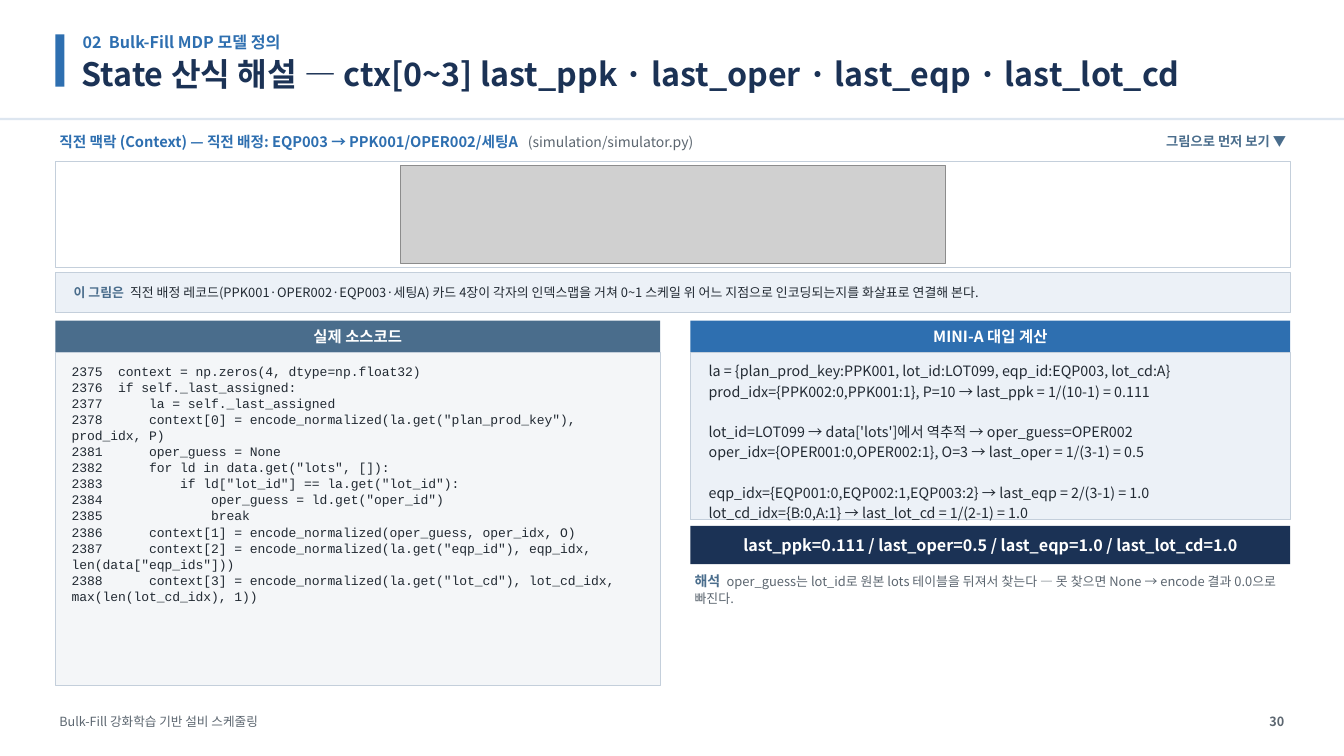
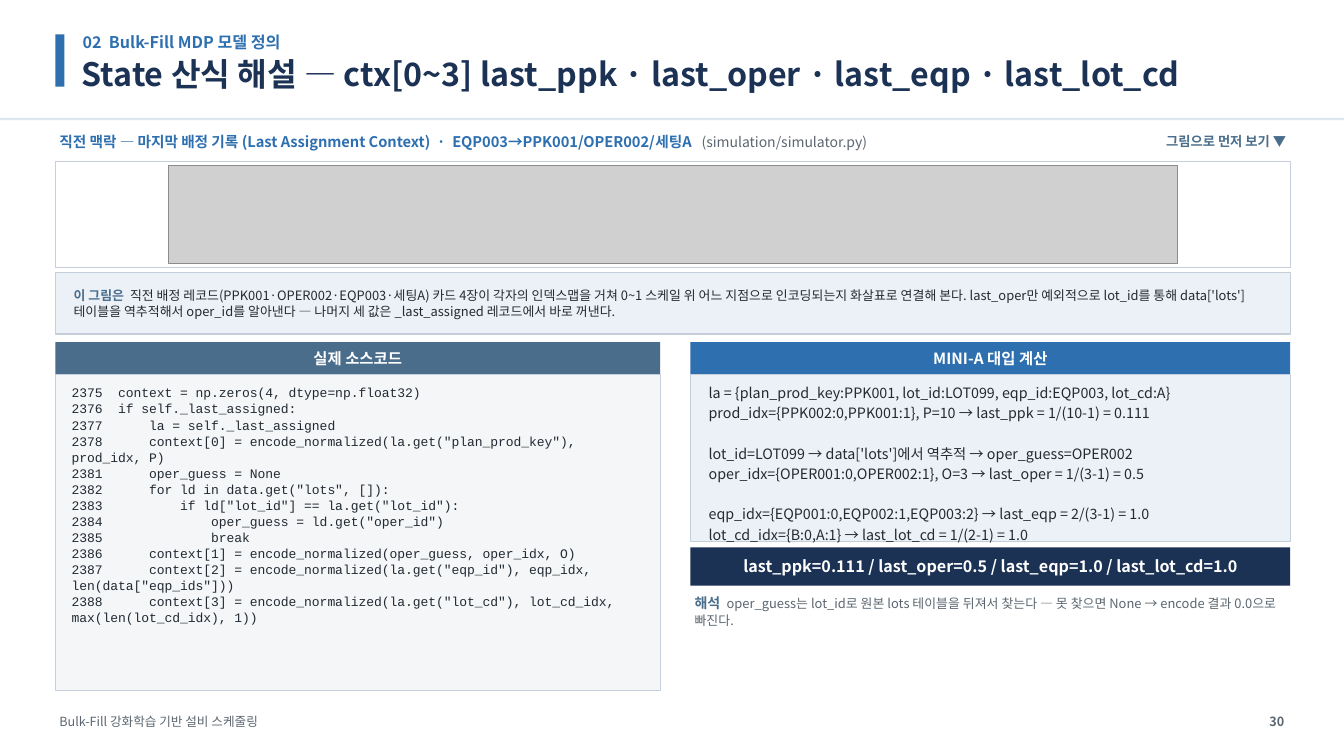
Before and after one commit to relighting123/pjt_scheduling, a slide deck: slide 30 of docs/BulkFill_스케줄링_발표자료.pptx. Drawn at 1344x756 pixels with LibreOffice and Linux fonts; fonts in the diff are those of the drawing; grey boxes stand for pictures. Boxes give left, top, right and bottom in pixels: in the first picture for what was removed or moved away, otherwise in the second. Text is boxed around its words. In the diff, an @@ line names an element or a change of style, - is before the commit and + after.

```diff
--- a/docs/BulkFill_스케줄링_발표자료.pptx
+++ b/docs/BulkFill_스케줄링_발표자료.pptx
@@ text at <box>59,134,867,151</box>: text changed @@
-직전 맥락 (Context) — 직전 배정: EQP003 → PPK001/OPER002/세팅A (simulation/simulator.py)
+직전 맥락 — 마지막 배정 기록 (Last Assignment Context) · EQP003→PPK001/OPER002/세팅A (simulation/simulator.py)
@@ picture: place and size @@
-picture at <box>400,165,946,263</box>
+picture at <box>168,165,1178,263</box>
@@ rectangle: place and size @@
-rectangle at <box>55,272,1291,313</box>
+rectangle at <box>55,272,1291,334</box>
@@ text at <box>74,289,1245,319</box>: text changed @@
-이 그림은 직전 배정 레코드(PPK001·OPER002·EQP003·세팅A) 카드 4장이 각자의 인덱스맵을 거쳐 0~1 스케일 위 어느 지점으로 인코딩되는지를 화살표로 연결해 본다.
+이 그림은 직전 배정 레코드(PPK001·OPER002·EQP003·세팅A) 카드 4장이 각자의 인덱스맵을 거쳐 0~1 스케일 위 어느 지점으로 인코딩되는지 화살표로 연결해 본다. last_oper만 예외적으로 lot_id를 통해 data['lots'] 테이블을 역추적해서 oper_id를 알아낸다 — 나머지 세 값은 _last_assigned 레코드에서 바로 꺼낸다.
@@ rectangle: place and size @@
-rectangle at <box>55,353,660,686</box>
+rectangle at <box>55,374,660,691</box>
@@ text "2375 context = np.zeros(4, dtype=np.float32)": place and size @@
-text "2375 context = np.zeros(4, dtype=np.float32)" at <box>72,366,614,604</box>
+text "2375 context = np.zeros(4, dtype=np.float32)" at <box>72,388,614,625</box>
@@ 4 texts, 4 rectangles: place and size @@
-4 texts, 4 rectangles at <box>55,321,1291,565</box>
+4 texts, 4 rectangles at <box>55,342,1291,586</box>
@@ text "해석 oper_guess는 lot_id로 원본 lots ...": place and size @@
-text "해석 oper_guess는 lot_id로 원본 lots ..." at <box>695,574,1276,604</box>
+text "해석 oper_guess는 lot_id로 원본 lots ..." at <box>695,596,1276,626</box>
```
Also in this commit, not shown: 17 other slides changed, 19 other files.
